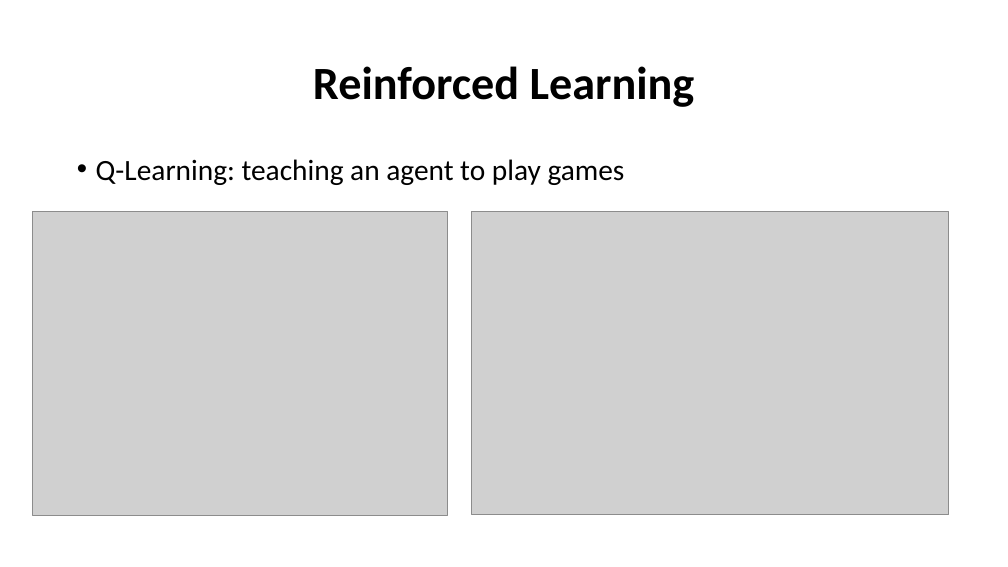
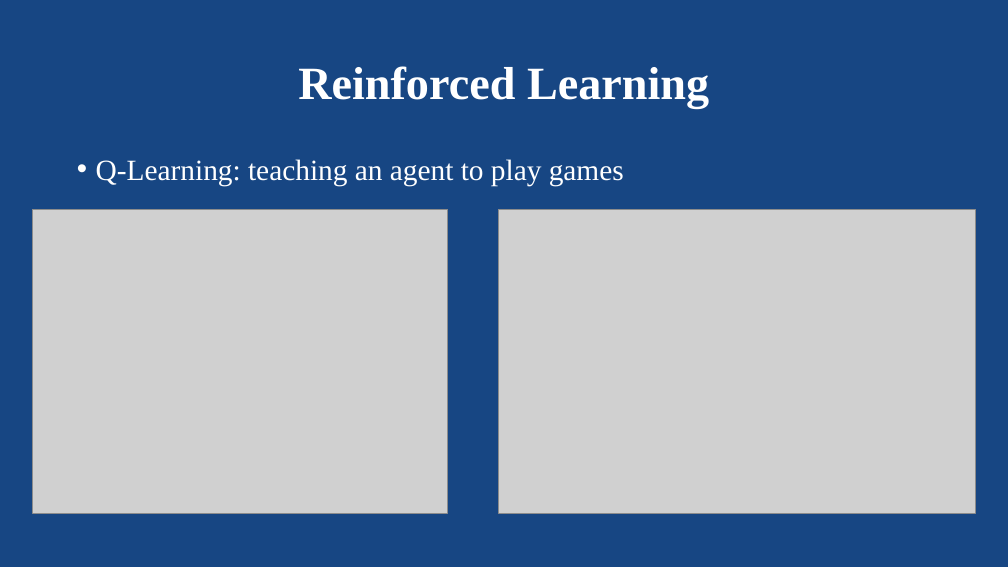
Before and after one commit to SaretMagnoslove/Machine_learning_Workshop, a slide deck: slide 6 of Presentation/WorkshopPresentation.pptx. Drawn at 1008x567 pixels with LibreOffice and Linux fonts; fonts in the diff are those of the drawing; grey boxes stand for pictures. Boxes give left, top, right and bottom in pixels: in the first picture for what was removed or moved away, otherwise in the second. Text is boxed around its words. In the diff, an @@ line names an element or a change of style, - is before the commit and + after.

```diff
--- a/Presentation/WorkshopPresentation.pptx
+++ b/Presentation/WorkshopPresentation.pptx
@@ background #FFFFFF to #174683 @@
@@ title "Reinforced Learning" at <box>298,66,709,109</box>: font Calibri to Times New Roman, text colour #000000 to #FFFFFF @@
@@ text "Q-Learning: teaching an agent to ..." at <box>96,159,624,186</box>: font Calibri to Times New Roman, text colour #000000 to #FFFFFF @@
@@ picture: place and size @@
-picture at <box>472,212,949,515</box>
+picture at <box>499,209,976,513</box>
```
Also in this commit, not shown: 9 other slides changed, 3 slides added, 1 slide removed.
